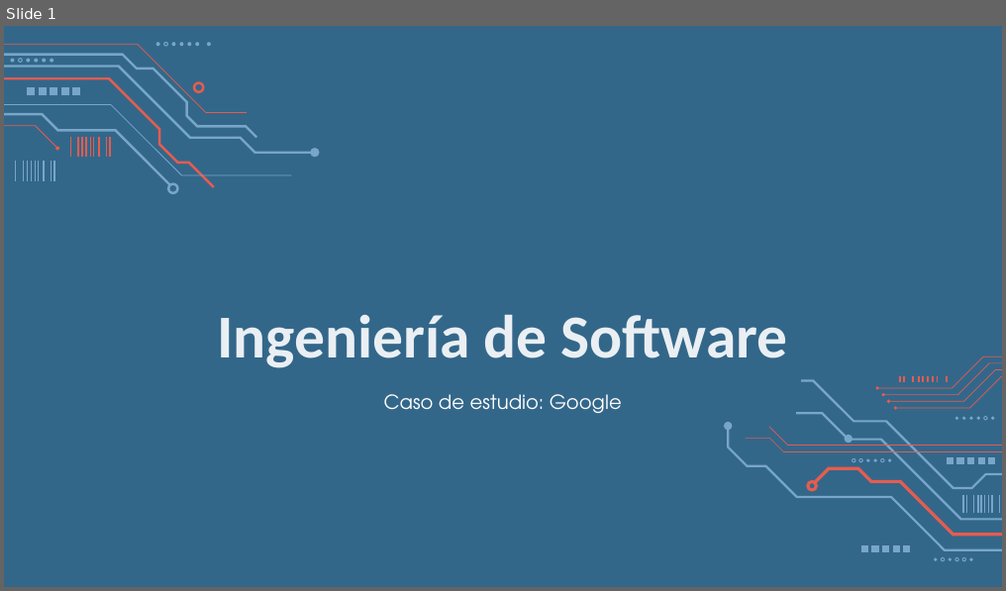
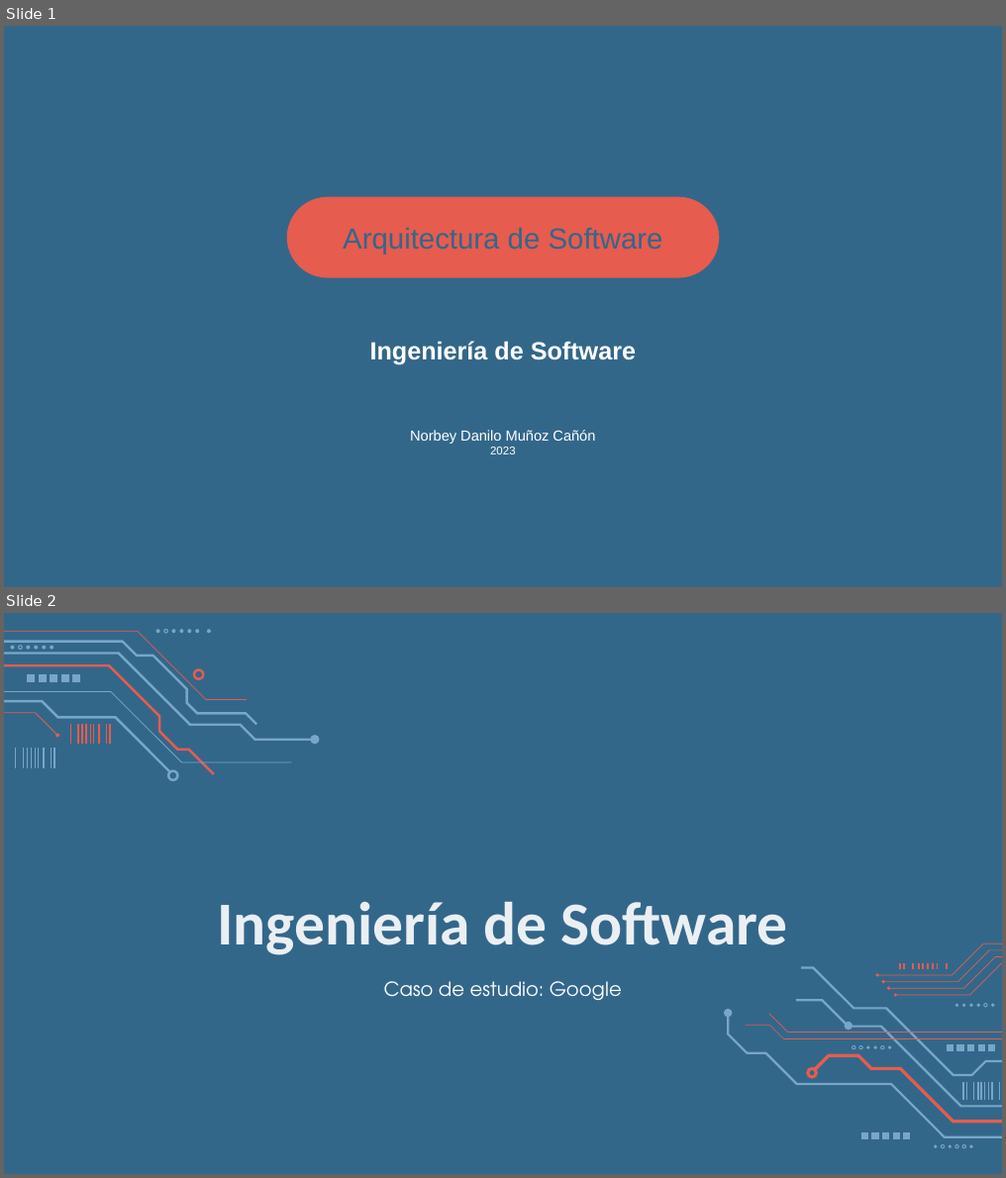
Before and after one commit to norbeydanilo/arquitectura-software-web, a slide deck: 01.ingenieria_software_google.pptx. Shown one above the other, each under a label of ours: slide 1 before the commit, slides 1 and 2 after it. The pictures are 1006x591 and 1006x1178 pixels, drawn with LibreOffice and Linux fonts; fonts in the diff are those of the drawing. Boxes give left, top, right and bottom in pixels: in the first picture for what was removed or moved away, otherwise in the second. Text is boxed around its words. In the diff, an @@ line names an element or a change of style, - is before the commit and + after.

```diff
--- a/01.ingenieria_software_google.pptx
+++ b/01.ingenieria_software_google.pptx
@@ slide 1 added at (x1=4, y1=26, x2=1002, y2=587), background #33678A @@
@@ rounded rectangle added at (x1=286, y1=196, x2=719, y2=277), fill #E65C4F, 21 pt, text #33678A @@
+Arquitectura de Software
@@ text added at (x1=370, y1=341, x2=636, y2=366), 18 pt, text #FFFFFF, bold @@
+Ingeniería de Software
@@ text added at (x1=410, y1=430, x2=595, y2=455), 10.5 pt, text #FFFFFF @@
+Norbey Danilo Muñoz Cañón
+2023
@@ what was slide 1 is now slide 2 @@
```
Also in this commit, not shown: 1 slide changed, 5 other files.
